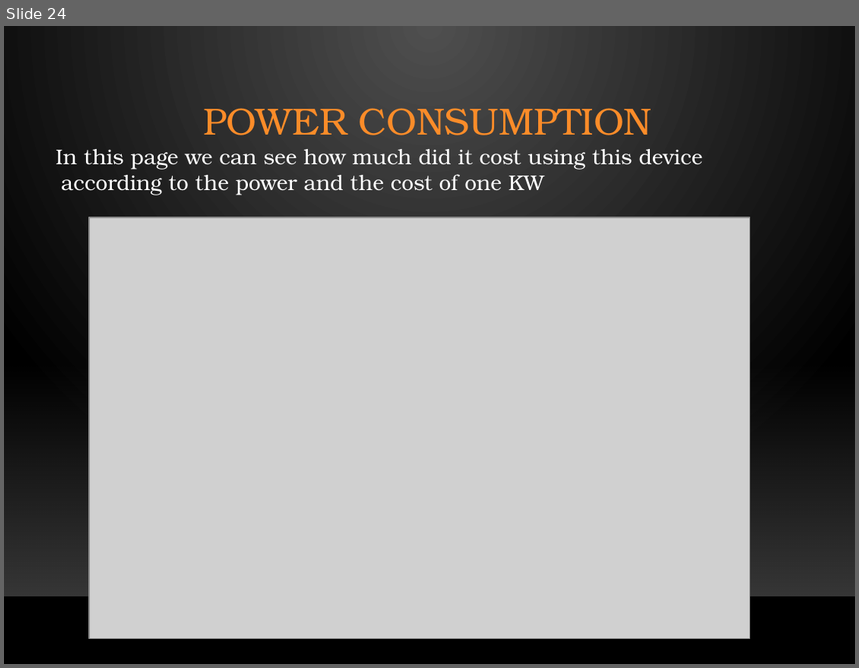
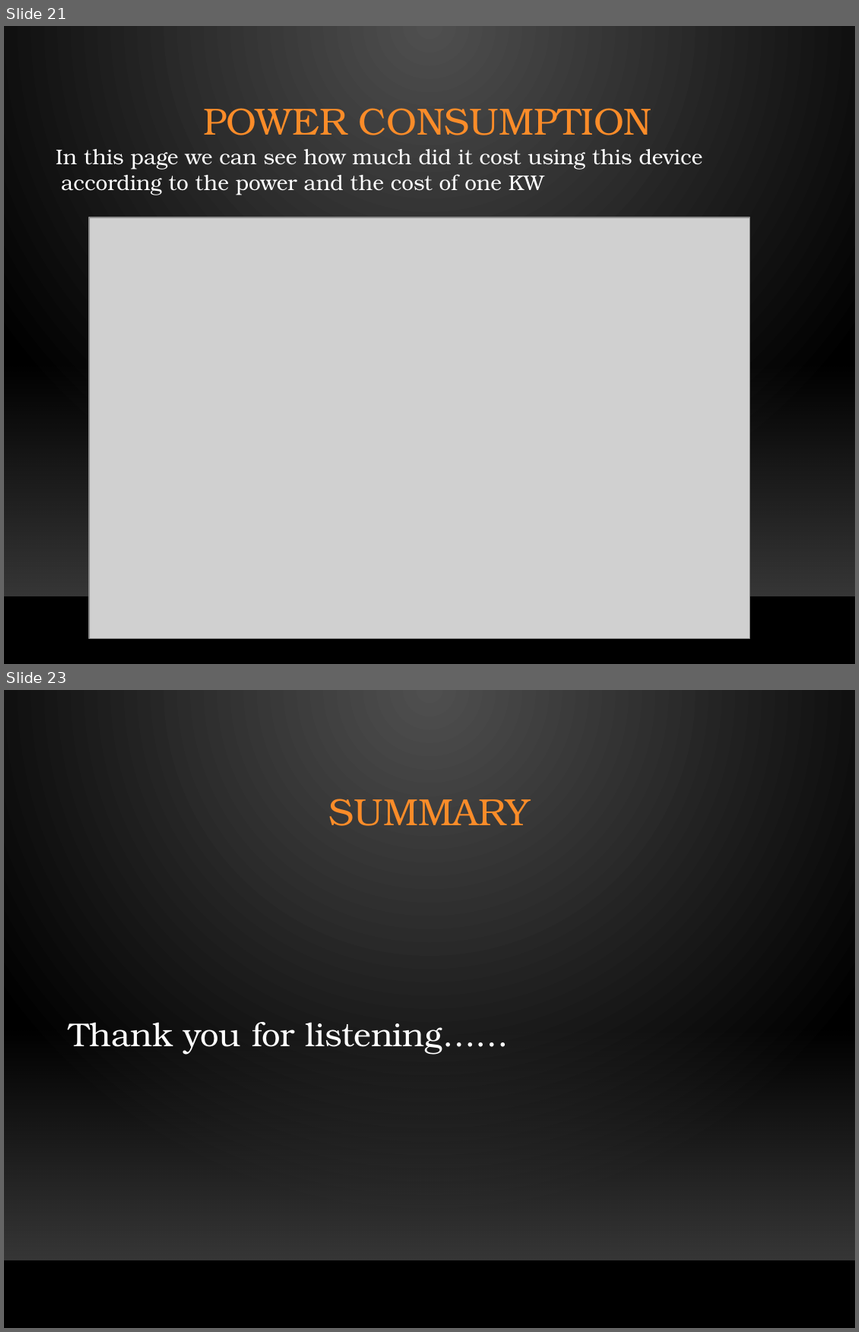
Before and after one commit to Aviel212/SmartSwitch, a slide deck: Project Submission/Presentation/Full Presentation.pptx. Shown one above the other, each under a label of ours: slide 24 before the commit, slides 21 and 23 after it; the slides between them are not shown. The pictures are 859x668 and 859x1332 pixels, drawn with LibreOffice and Linux fonts; fonts in the diff are those of the drawing; grey boxes stand for pictures; background and template pictures are left out. Boxes give left, top, right and bottom in pixels: in the first picture for what was removed or moved away, otherwise in the second. Text is boxed around its words. In the diff, an @@ line names an element or a change of style, - is before the commit and + after.

```diff
--- a/Project Submission/Presentation/Full Presentation.pptx
+++ b/Project Submission/Presentation/Full Presentation.pptx
@@ slide 23 added at <box>4,690,855,1328</box>, background gradient #505050 to #000000; not listed: 2 template elements that a slide beside it also shows @@
@@ title added at <box>329,799,531,826</box>, 32 pt, text #FB8C29 @@
+SUMMARY
@@ text added at <box>69,1022,509,1055</box>, 28 pt, text #FFFFFF @@
+Thank you for listening……
@@ what was slide 24 is now slide 21 @@
```
Also in this commit, not shown: 8 slides changed, 3 other slides added, 6 slides removed.
